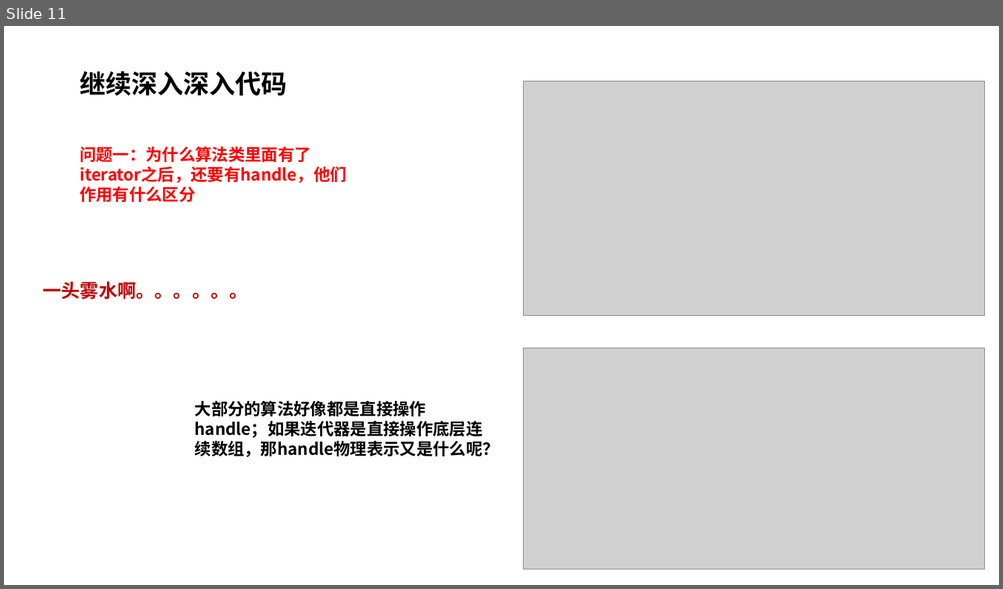
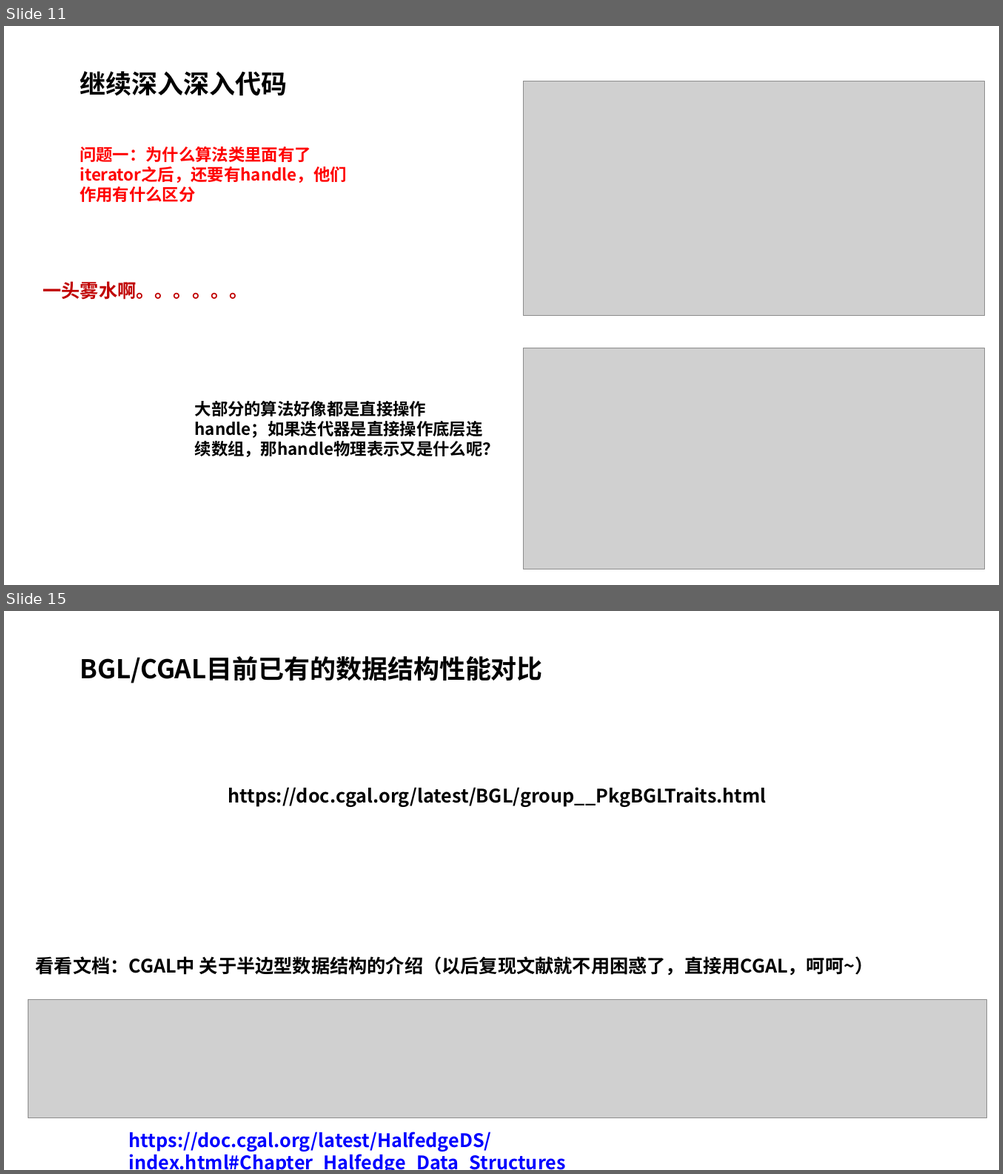
Before and after one commit to pczpcz/GAME102Learning, a slide deck: note/01 geometry algorithm/CGAL.pptx. Shown one above the other, each under a label of ours: slide 11 before the commit, slides 11 and 15 after it; the slides between them are not shown. The pictures are 1003x589 and 1003x1174 pixels, drawn with LibreOffice and Linux fonts; fonts in the diff are those of the drawing; grey boxes stand for pictures. Boxes give left, top, right and bottom in pixels: in the first picture for what was removed or moved away, otherwise in the second. Text is boxed around its words. In the diff, an @@ line names an element or a change of style, - is before the commit and + after.

```diff
--- a/note/01 geometry algorithm/CGAL.pptx
+++ b/note/01 geometry algorithm/CGAL.pptx
@@ slide 15 added at (4, 611, 999, 1170), background #FFFFFF @@
@@ title added at (79, 656, 542, 684), 25 pt, text #000000, bold @@
+BGL/CGAL目前已有的数据结构性能对比
@@ text added at (228, 787, 766, 807), 18 pt, text #000000, bold @@
+https://doc.cgal.org/latest/BGL/group__PkgBGLTraits.html
@@ text added at (36, 957, 874, 976), 18 pt, text #000000, bold @@
+看看文档：CGAL中 关于半边型数据结构的介绍（以后复现文献就不用困惑了，直接用CGAL，呵呵~）
@@ picture added at (28, 1000, 987, 1119) @@
@@ text added at (129, 1132, 566, 1170), 18 pt, text #0000FF, bold @@
+https://doc.cgal.org/latest/HalfedgeDS/index.html#Chapter_Halfedge_Data_Structures
```
Also in this commit, not shown: 1 slide changed, 26 other slides added, 2 other files.
